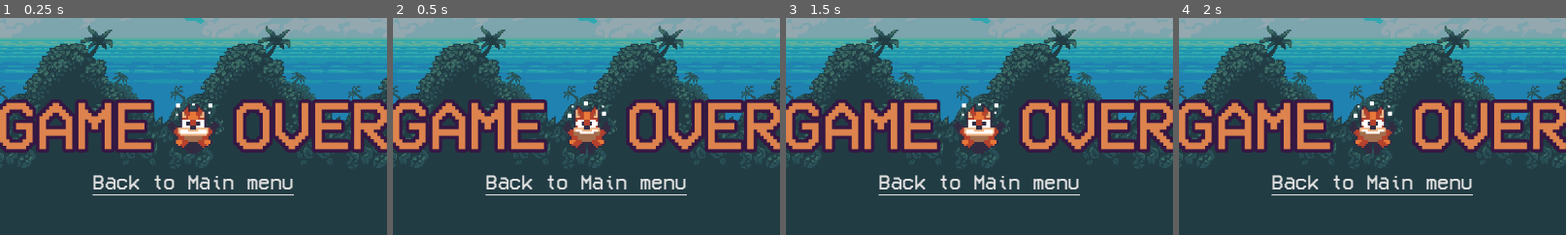
Above: before the commit, frames 1-4 (left to right).
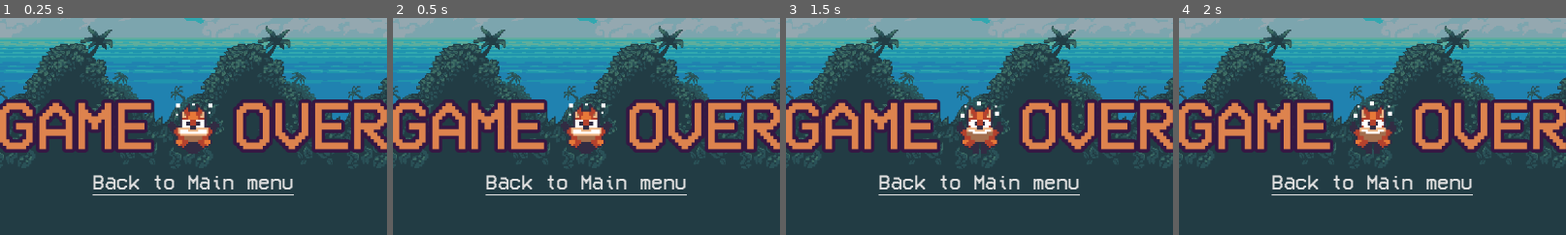
Above: after the commit, the same moments.

Repository: joselinprmt/gamedev-tutorial-6
Game: Godot game, scene res://scenes/signals/LoseScreen.tscn
Two runs of this game, one before a commit and one after it. Both use one fixed random seed, a clock stepped at 60 frames per second and the inputs below. This scene is started directly instead of the project's main scene.
Inputs:
- Up to frame 1 (0.25 s): no input
- Up to frame 2 (0.5 s): no input
- Up to frame 3 (1.5 s): tap Enter (restart) at 0.5 s; hold Right (right) from 0.53 s (still down); tap Space (jump) at 0.77 s
- Up to frame 4 (2 s): keep holding Right (right); tap Space (jump) at 1.52 s
The pictures show only the part of the screen within x 25-75%, y 21-71%; the shares and areas given below are measured in that part.

Frame 1 is identical in both runs. In frame 2, 0.7% of the frame differs, in the area x 43-57%, y 38-63%; in frame 3, 0.7%; in frame 4, nothing differs.

Commit message:
fix(main): fix bug lives not resetting to 3 after game over screen

Diff:
--- /dev/null
+++ b/scenes/signals/LoseScreen.gd
@@ -0,0 +1,5 @@
+extends MarginContainer
+
+
+func _ready() -> void:
+	Global.lives = 3
--- a/scenes/signals/LoseScreen.tscn
+++ b/scenes/signals/LoseScreen.tscn
@@ -1,5 +1,6 @@
-[gd_scene load_steps=9 format=3 uid="uid://bdgt5mxdyudkv"]
+[gd_scene load_steps=10 format=3 uid="uid://bdgt5mxdyudkv"]
 
+[ext_resource type="Script" path="res://scenes/signals/LoseScreen.gd" id="1_3iti2"]
 [ext_resource type="FontFile" uid="uid://dwijq5l78s8p2" path="res://assets/vcr_osd.ttf" id="1_xajxb"]
 [ext_resource type="Script" path="res://scenes/signals/link_button.gd" id="2_x8yq3"]
 [ext_resource type="Texture2D" uid="uid://bt8gb54hjkhl1" path="res://assets/sunny-land/character/player.png" id="3_eqyao"]
@@ -40,6 +41,7 @@
 anchor_bottom = 1.0
 grow_horizontal = 2
 grow_vertical = 2
+script = ExtResource("1_3iti2")
 
 [node name="VBoxContainer" type="VBoxContainer" parent="."]
 layout_mode = 2
@@ -66,7 +68,7 @@
 scale = Vector2(3, 3)
 sprite_frames = SubResource("SpriteFrames_lxqg3")
 autoplay = "default"
-frame_progress = 0.160348
+frame_progress = 0.50937
 
 [node name="ParallaxBackground" parent="." instance=ExtResource("4_53jed")]
 scale = Vector2(1.5, 1.5)
